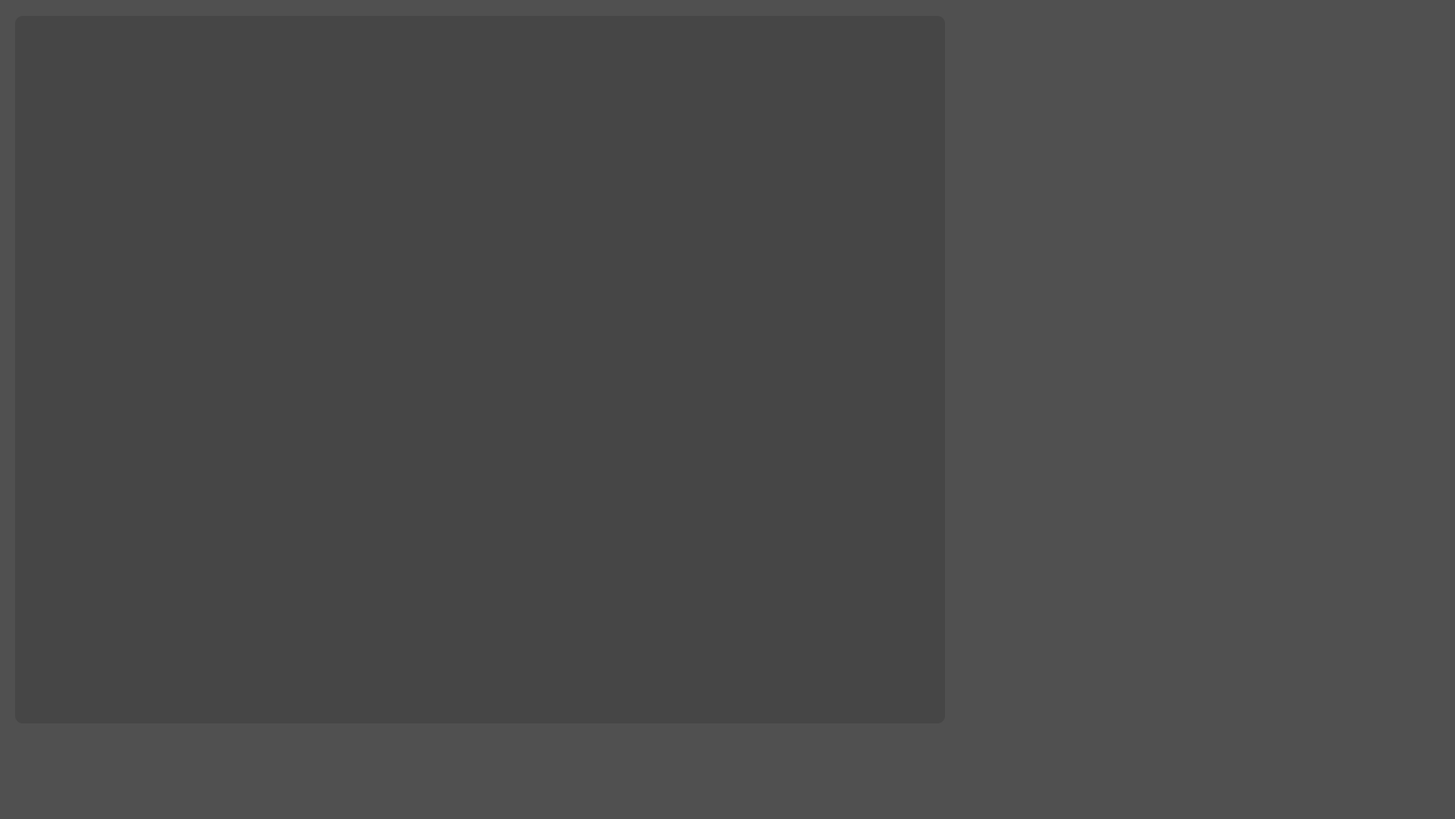
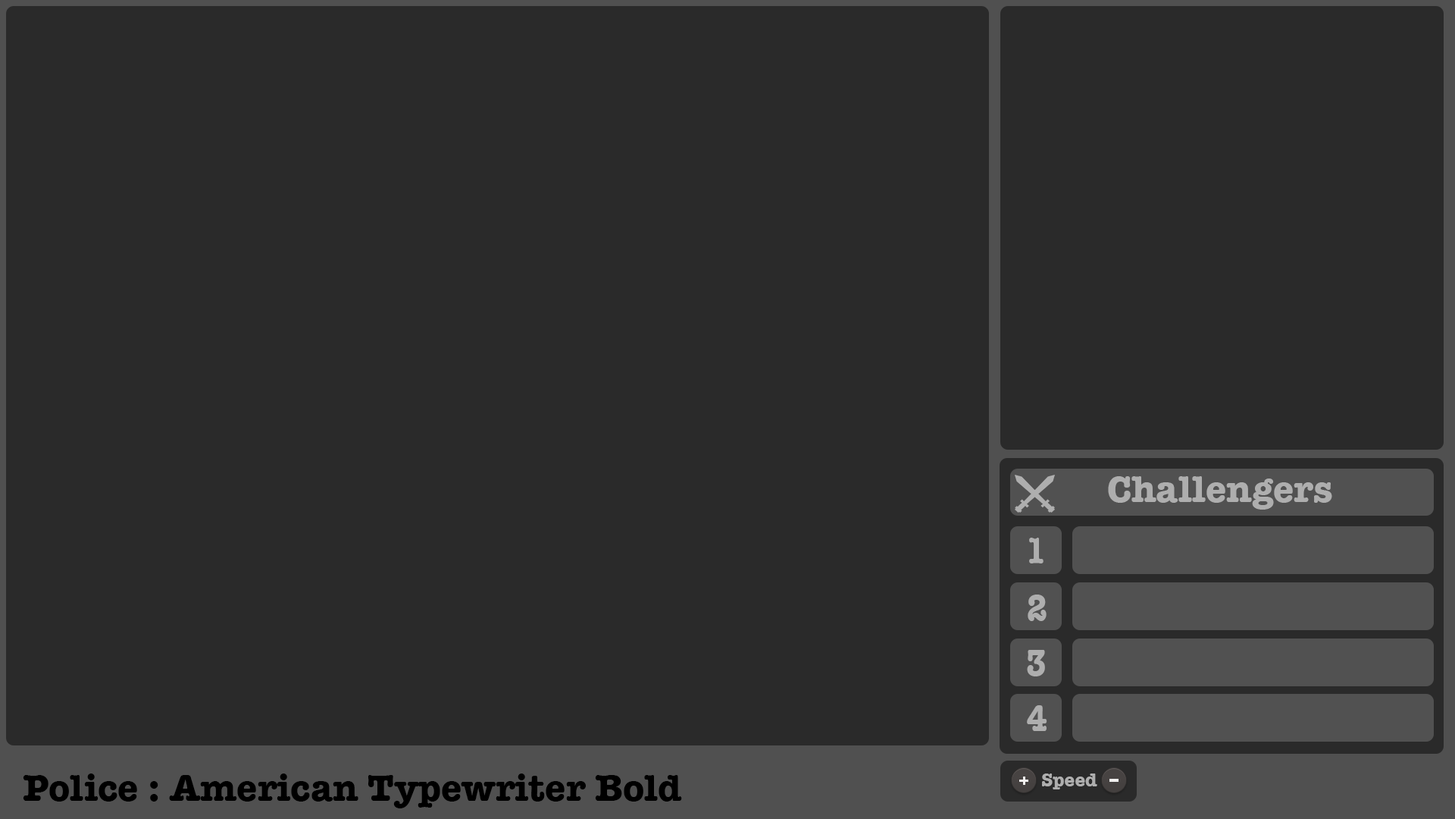
Comparing the layer stacks of the two w=1455, h=819 images. Changes:
added group "play" with 8 layers above "challengers" over (1000, 760, 1137, 802)
added layer "Speed" in group "play" over (1042, 773, 1098, 790)
added layer "circle left" in group "play" over (1011, 767, 1037, 793)
added layer "circle right" in group "play" over (1102, 767, 1127, 793)
added layer "Rounded Rectangle 3" in group "play" over (1000, 760, 1137, 802)
added group "challengers" with 16 layers above "info" over (999, 457, 1444, 754)
added layer "4" in group "challengers" over (1027, 704, 1048, 731)
added layer "Rounded Rectangle 2 copy 3" in group "challengers" over (1010, 693, 1062, 742)
added layer "Rounded Rectangle 2 copy 2" in group "challengers" over (1010, 638, 1062, 686)
added layer "Rounded Rectangle 2 copy" in group "challengers" over (1010, 582, 1062, 630)
added layer "Rounded Rectangle 2 copy 7" in group "challengers" over (1072, 693, 1435, 742)
added layer "Rounded Rectangle 2 copy 6" in group "challengers" over (1072, 638, 1435, 686)
added layer "Rounded Rectangle 2 copy 5" in group "challengers" over (1072, 582, 1435, 630)
added layer "Rounded Rectangle 2 copy 4" in group "challengers" over (1072, 526, 1435, 574)
added layer "Rounded Rectangle 2" in group "challengers" over (1010, 526, 1062, 574)
added layer "swords" in group "challengers" over (1014, 474, 1056, 513)
added layer "Challengers" in group "challengers" over (1108, 476, 1333, 510)
added layer "Rounded Rectangle 1" in group "challengers" over (1010, 468, 1435, 516)
added layer "player" in group "challengers" over (999, 457, 1444, 754)
added group "info" (1st of 2) with 1 layers above "arena" over (1000, 6, 1444, 450)
added layer "info" (2nd of 2, in "info") in group "info" over (1000, 6, 1444, 450)
renamed "Rounded Rectangle 1" to "arena", painted on it over (6, 6, 990, 746)
added layer "Police : American Typewriter Bold" above "Background" over (22, 773, 683, 809)
…and 5 more changes (5 added)
